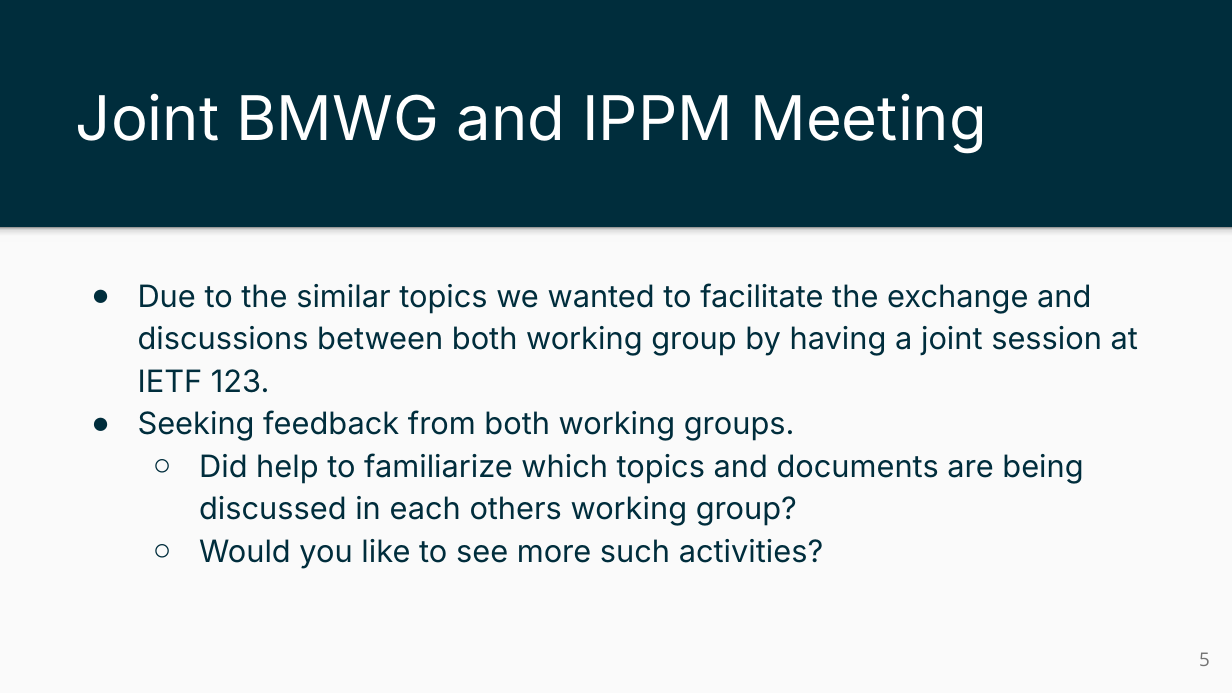
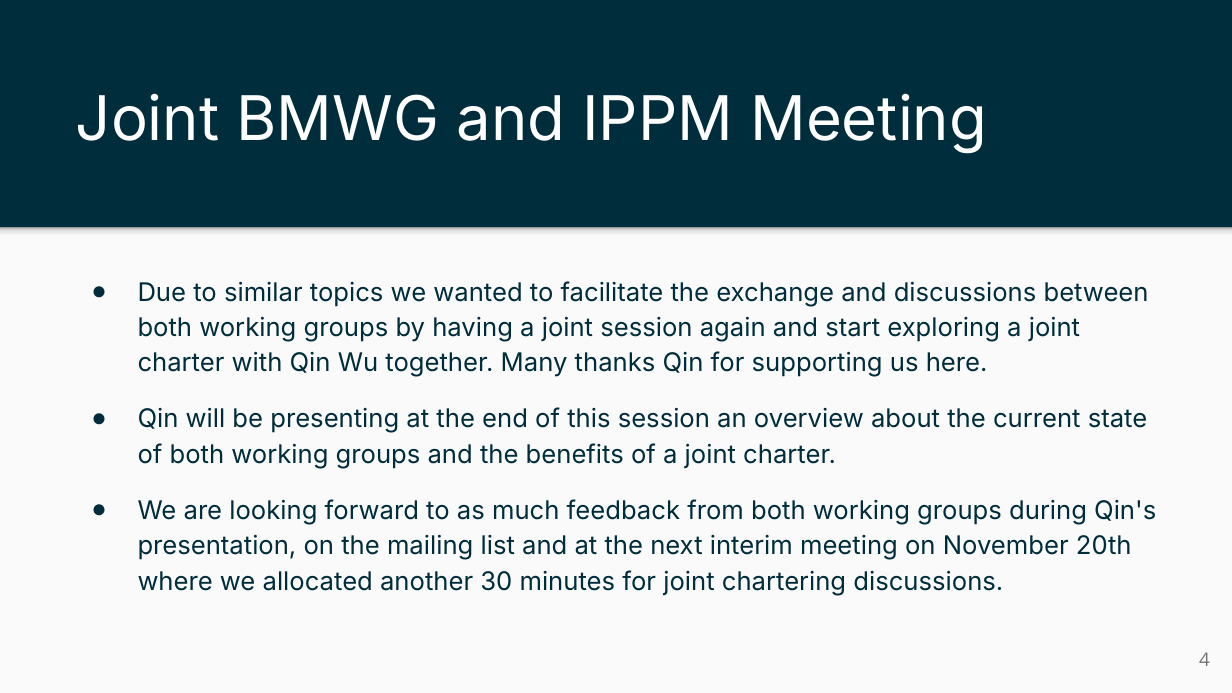
Before and after one commit to ietf-ippm/meeting-materials, a slide deck: slide 4 of interim-01/Slides/chair-slides-bmwg-ippm.pptx (slide 5 before the commit). Drawn at 1232x693 pixels with LibreOffice and Linux fonts; fonts in the diff are those of the drawing. Boxes give left, top, right and bottom in pixels: in the first picture for what was removed or moved away, otherwise in the second. Text is boxed around its words. In the diff, an @@ line names an element or a change of style, - is before the commit and + after.

Commit message:
created chair slides for interim and updated agenda

```diff
--- a/interim-01/Slides/chair-slides-bmwg-ippm.pptx
+++ b/interim-01/Slides/chair-slides-bmwg-ippm.pptx
@@ text at (x1=138, y1=281, x2=1156, y2=595): text changed; size 18 to 15 pt @@
-● Due to the similar topics we wanted to facilitate the exchange and discussions between both working group by having a joint session at IETF 123.
-● Seeking feedback from both working groups.
-  ○ Did help to familiarize which topics and documents are being discussed in each others working group?
-  ○ Would you like to see more such activities?
+● Due to similar topics we wanted to facilitate the exchange and discussions between both working groups by having a joint session again and start exploring a joint charter with Qin Wu together. Many thanks Qin for supporting us here.
+● Qin will be presenting at the end of this session an overview about the current state of both working groups and the benefits of a joint charter.
+● We are looking forward to as much feedback from both working groups during Qin's presentation, on the mailing list and at the next interim meeting on November 20th where we allocated another 30 minutes for joint chartering discussions.
@@ page number at (x1=1199, y1=652, x2=1210, y2=666): text changed @@
-5
+4
```
Also in this commit, not shown: 6 other slides changed, 1 slide added, 6 slides removed, 3 other files.
